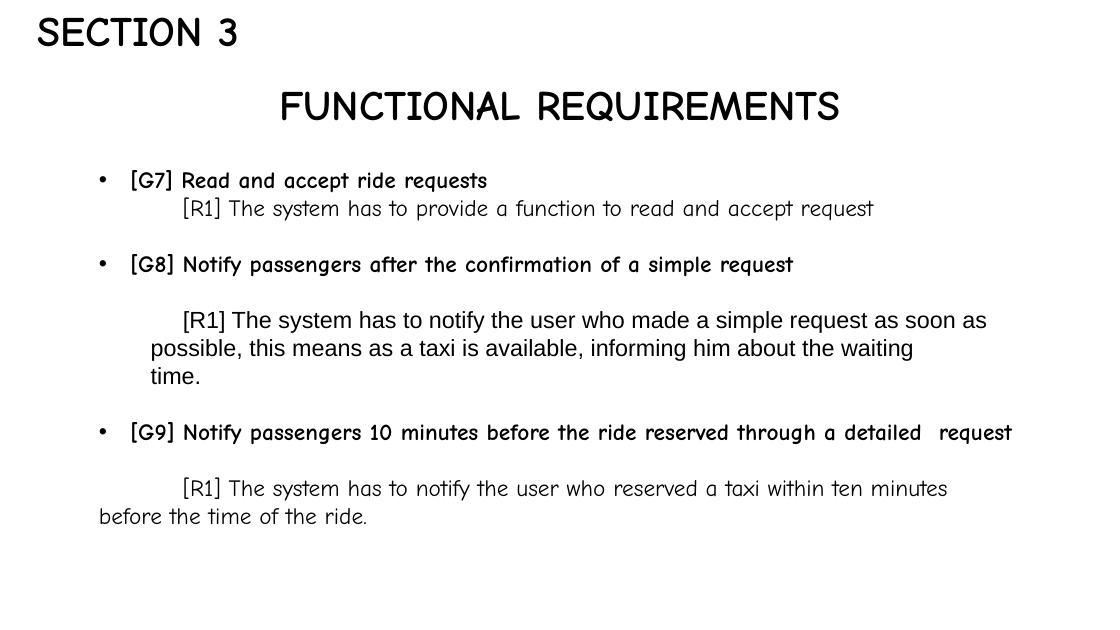
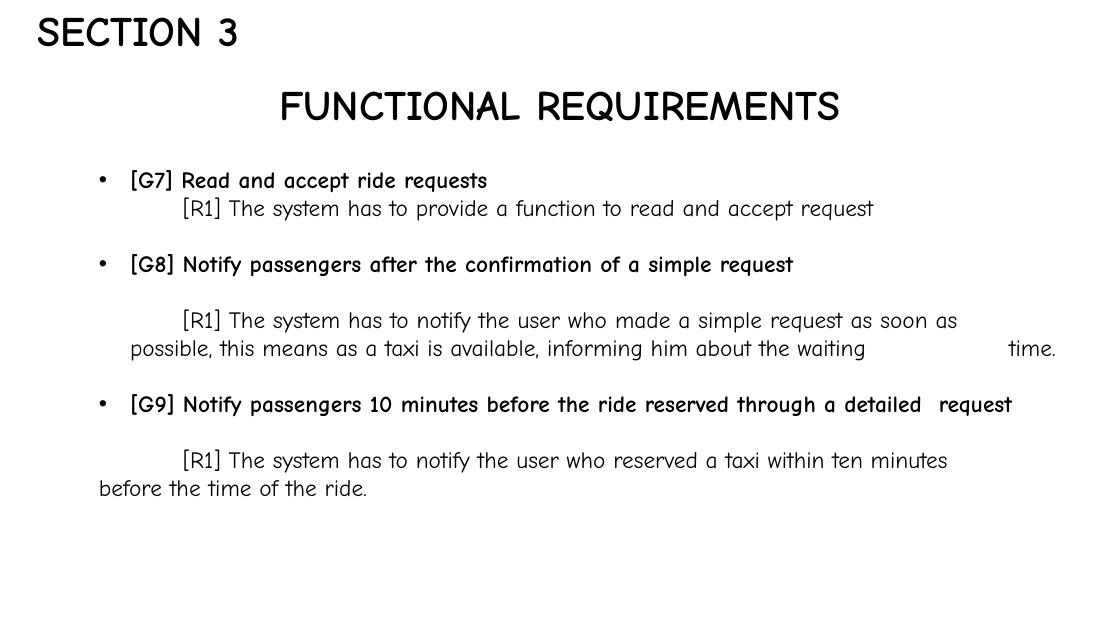
Before and after one commit to MassimoSchiavo/MyTaxiService-Schiavo-Cittar, a slide deck: slide 13 of Presentazione RASD/Presentazione RASD.pptx. Drawn at 1120x630 pixels with LibreOffice and Linux fonts; fonts in the diff are those of the drawing. Boxes give left, top, right and bottom in pixels: in the first picture for what was removed or moved away, otherwise in the second. Text is boxed around its words. In the diff, an @@ line names an element or a change of style, - is before the commit and + after.

```diff
--- a/Presentazione RASD/Presentazione RASD.pptx
+++ b/Presentazione RASD/Presentazione RASD.pptx
@@ text at bbox=[130, 309, 1056, 361]: font Arial to Comic Neue in "[R1] The system has to notify the ..." @@
```
Also in this commit, not shown: 2 other slides changed, 1 slide added, 1 other file.
